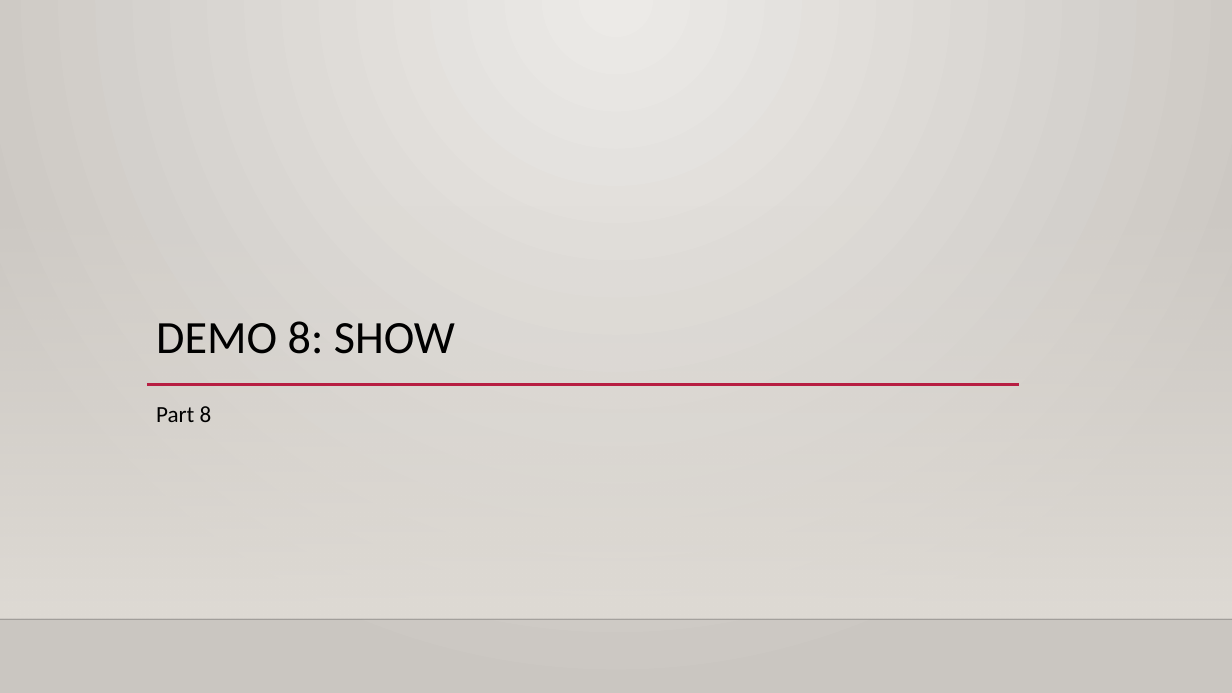
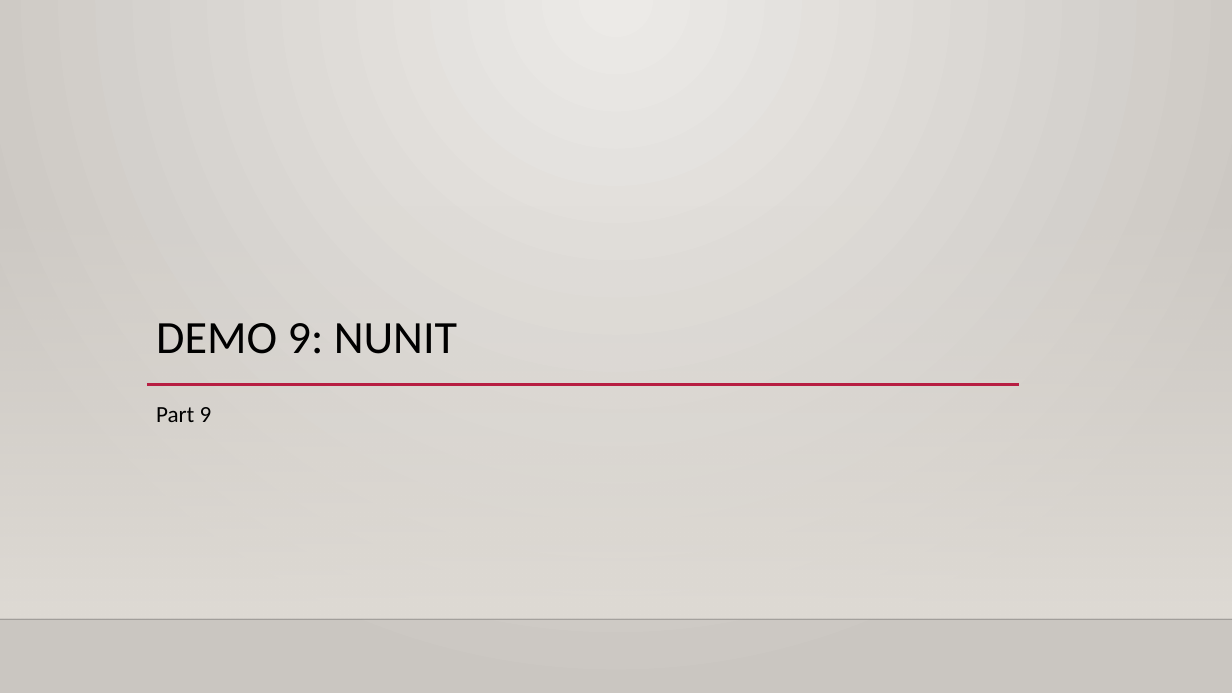
Before and after one commit to Stephanevg/Demos, a slide deck: slide 41 of Introduction To Pester/Examples/Introduction to pester.pptx (slide 39 before the commit). Drawn at 1232x693 pixels with LibreOffice and Linux fonts; fonts in the diff are those of the drawing; background and template pictures are left out. Boxes give left, top, right and bottom in pixels: in the first picture for what was removed or moved away, otherwise in the second. Text is boxed around its words. In the diff, an @@ line names an element or a change of style, - is before the commit and + after.

```diff
--- a/Introduction To Pester/Examples/Introduction to pester.pptx
+++ b/Introduction To Pester/Examples/Introduction to pester.pptx
@@ title at <box>156,323,457,354</box>: text changed @@
-DEMO 8: SHOW
+DEMO 9: NUNIT
@@ text at <box>156,407,212,422</box>: text changed @@
-Part 8
+Part 9
```
Also in this commit, not shown: 5 slides added, 1 slide removed, 1 other file.
